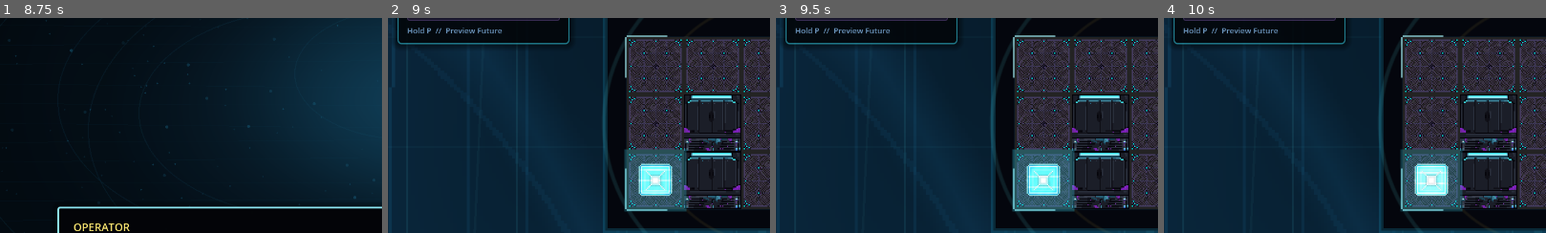
Above: before the commit, frames 1-4 (left to right).
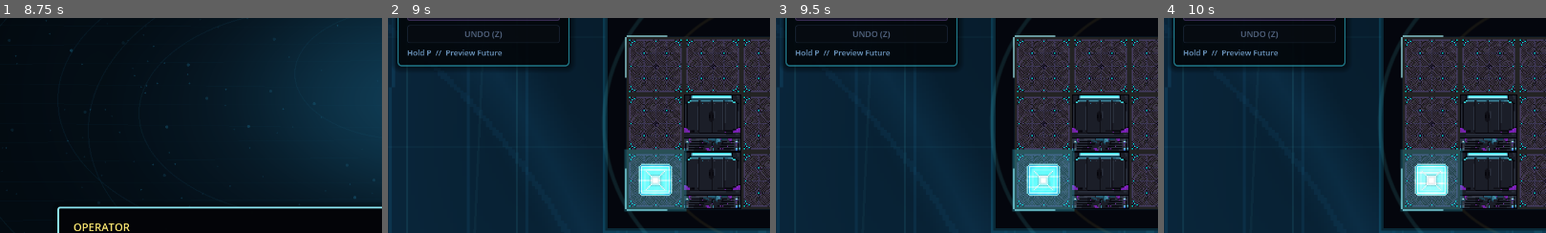
Above: after the commit, the same moments.

Repository: Rivendellspacejam/ChronosSpaceJam
Game: Godot game, scene res://scenes/ui/main_menu.tscn
Same seed, same stepped clock (60 frames per second), same inputs: the game is played once before the commit and once after it. Sound files missing from this copy of the repository are replaced by a short silence.
Inputs (mouse positions are % of the whole screen's width and height, from its top left):
- Up to frame 1 (8.75 s): click "START GAME" at 0.5 s; tap Enter (ui_accept) at 1.25, 2, 4.52, 5.75, 7.52 s; drag from (50, 50) to (60, 28) at 1.27 s; drag from (30, 55) to (45, 70) at 2.02 s; move the mouse to (60, 28) at 2.77 s; hold D (move_right) 2.78-3.5 s; hold Z (undo_tick, bound only after the commit) 2.78-3.5 s; drag from (45, 70) to (20, 35) at 3.52 s; move the mouse to (80, 65) at 4.27 s; hold A (move_left) 4.28-5 s; hold Z (undo_tick, bound only after the commit) 4.28-5 s; tap R (restart) at 4.9, 5, 8 s; drag from (20, 35) to (35, 25) at 5.02 s; move the mouse to (55, 50) at 5.77 s; hold S (move_down) 5.78-6.5 s; hold Z (undo_tick, bound only after the commit) 5.78-6.5 s; click (55, 50) at 5.92 s; drag from (35, 25) to (30, 55) at 6.52 s; move the mouse to (72, 45) at 7.27 s; hold W (move_up) 7.28-8 s; hold Z (undo_tick, bound only after the commit) 7.28-8 s; drag from (30, 55) to (45, 70) at 8.02 s
- Up to frame 2 (9 s): tap Enter (ui_accept) at 8.75 s; move the mouse to (60, 28) at 8.77 s; hold S (move_down) from 8.78 s (still down); hold Z (undo_tick, bound only after the commit) from 8.78 s (still down)
- Up to frame 3 (9.5 s): keep holding S (move_down); keep holding Z (undo_tick, bound only after the commit)
- Up to frame 4 (10 s): release S (move_down) at 9.5 s; release Z (undo_tick, bound only after the commit) at 9.5 s; drag from (45, 70) to (20, 35) at 9.52 s
The pictures show only the part of the screen within x 0-50%, y 26-76%; the shares and areas given below are measured in that part.

Frame 1 is identical in both runs. In frame 2, 5.1% of the frame differs, in the area x 2-48%, y 3-24%; in frame 3, 5.1%; in frame 4, 5.1%.

Commit message:
Add undo tick support

Diff:
--- a/chronos-space-jam/project.godot
+++ b/chronos-space-jam/project.godot
@@ -68,6 +68,11 @@
 "events": [Object(InputEventKey,"resource_local_to_scene":false,"resource_name":"","device":-1,"window_id":0,"alt_press …(192 unchanged characters)…
 ]
 }
+undo_tick={
+"deadzone": 0.5,
+"events": [Object(InputEventKey,"resource_local_to_scene":false,"resource_name":"","device":-1,"window_id":0,"alt_pressed":false,"shift_pressed":false,"ctrl_pressed":false,"meta_pressed":false,"pressed":false,"keycode":0,"physical_keycode":90,"key_label":0,"unicode":122,"location":0,"echo":false,"script":null)
+]
+}
 
 [physics]
 
--- a/chronos-space-jam/scenes/ui/hud.tscn
+++ b/chronos-space-jam/scenes/ui/hud.tscn
@@ -1,8 +1,32 @@
-[gd_scene format=3 uid="uid://cmshiorbo7w0h"]
+[gd_scene load_steps=5 format=3 uid="uid://cmshiorbo7w0h"]
 
 [ext_resource type="Script" uid="uid://qoyt2f0qvmqk" path="res://scripts/hud.gd" id="1"]
 [ext_resource type="PackedScene" path="res://scenes/ui/pause_menu.tscn" id="2"]
 [ext_resource type="Texture2D" uid="uid://pubs7n5wwgjy" path="res://assets/first-gold.png" id="3"]
+
+[sub_resource type="StyleBoxFlat" id="StyleBoxFlat_undo_normal"]
+bg_color = Color(0.02, 0.07, 0.11, 0.78)
+border_width_left = 1
+border_width_top = 1
+border_width_right = 1
+border_width_bottom = 1
+border_color = Color(0.3, 0.9, 1, 0.58)
+corner_radius_top_left = 4
+corner_radius_top_right = 4
+corner_radius_bottom_right = 4
+corner_radius_bottom_left = 4
+
+[sub_resource type="StyleBoxFlat" id="StyleBoxFlat_undo_disabled"]
+bg_color = Color(0.04, 0.055, 0.08, 0.48)
+border_width_left = 1
+border_width_top = 1
+border_width_right = 1
+border_width_bottom = 1
+border_color = Color(0.24, 0.32, 0.46, 0.42)
+corner_radius_top_left = 4
+corner_radius_top_right = 4
+corner_radius_bottom_right = 4
+corner_radius_bottom_left = 4
 
 [node name="HUD" type="CanvasLayer" unique_id=448392102]
 script = ExtResource("1")
@@ -11,7 +35,7 @@
 offset_left = 16.0
 offset_top = 16.0
 offset_right = 304.0
-offset_bottom = 222.0
+offset_bottom = 258.0
 
 [node name="MarginContainer" type="MarginContainer" parent="StatsPanel"]
 layout_mode = 2
@@ -111,6 +135,20 @@
 theme_override_font_sizes/font_size = 17
 text = "0"
 horizontal_alignment = 2
+
+[node name="UndoButton" type="Button" parent="StatsPanel/MarginContainer/VBoxContainer"]
+custom_minimum_size = Vector2(0, 30)
+layout_mode = 2
+theme_override_colors/font_color = Color(0.72, 0.95, 1, 1)
+theme_override_colors/font_disabled_color = Color(0.43, 0.52, 0.66, 0.76)
+theme_override_colors/font_hover_color = Color(0.95, 1, 1, 1)
+theme_override_colors/font_pressed_color = Color(0.1, 1, 0.6, 1)
+theme_override_font_sizes/font_size = 14
+theme_override_styles/normal = SubResource("StyleBoxFlat_undo_normal")
+theme_override_styles/hover = SubResource("StyleBoxFlat_undo_normal")
+theme_override_styles/pressed = SubResource("StyleBoxFlat_undo_normal")
+theme_override_styles/disabled = SubResource("StyleBoxFlat_undo_disabled")
+text = "UNDO (Z)"
 
 [node name="CoinsRow" type="PanelContainer" parent="StatsPanel/MarginContainer/VBoxContainer"]
 visible = false
@@ -191,7 +229,7 @@
 layout_mode = 2
 theme_override_colors/font_color = Color(0.82, 0.88, 0.98, 0.92)
 theme_override_font_sizes/font_size = 16
-text = "R to restart this run"
+text = "Z to undo last shift  |  R to restart"
 horizontal_alignment = 1
 
 [node name="ClearPanel" type="PanelContainer" parent="." unique_id=1594804335]
--- a/chronos-space-jam/scripts/autoload/tick_manager.gd
+++ b/chronos-space-jam/scripts/autoload/tick_manager.gd
@@ -27,6 +27,14 @@
 func advance_tick() -> void:
 	current_tick += 1
 	move_count += 1
+	_update_environment_objects()
+	_update_enemies(current_tick)
+	phase_update_requested.emit(current_tick)
+	tick_advanced.emit(current_tick)
+
+func restore_tick_state(tick: int, moves: int) -> void:
+	current_tick = tick
+	move_count = moves
 	_update_environment_objects()
 	_update_enemies(current_tick)
 	phase_update_requested.emit(current_tick)
--- a/chronos-space-jam/scripts/game_level.gd
+++ b/chronos-space-jam/scripts/game_level.gd
@@ -34,6 +34,8 @@
 var _current_music_stream: AudioStream
 var _pause_muffle_effect_index: int = -1
 var _pause_muffle_enabled: bool = false
+# One-step undo only: this snapshot is the state before the latest accepted shift.
+var _undo_snapshot: Dictionary = {}
 
 func _ready() -> void:
 	_ensure_pause_muffle_bus()
@@ -46,8 +48,11 @@
 	GameManager.level_loaded.connect(_on_level_loaded)
 	GameManager.player_died.connect(_on_player_died)
 	GameManager.level_cleared.connect(_on_level_cleared)
+	GameManager.state_changed.connect(_on_game_state_changed_for_undo)
 	TickManager.tick_advanced.connect(_on_tick_advanced)
 	SettingsManager.settings_changed.connect(_apply_background_music_volume)
+	if hud.has_signal("undo_requested"):
+		hud.undo_requested.connect(_attempt_undo)
 	_load_current_level()
 
 func _ensure_background_music_playing() -> void:
@@ -78,6 +83,9 @@
 		camera.offset = Vector2.ZERO
 
 func _unhandled_input(event: InputEvent) -> void:
+	if event.is_action_pressed("undo_tick"):
+		_attempt_undo()
+		return
 	if event.is_action_pressed("restart") and _can_restart():
 		AudioManager.play_ui_click()
 		GameManager.restart_level()
@@ -96,6 +104,7 @@
 
 func _load_current_level() -> void:
 	_set_pause_muffle(false)
+	_clear_undo_snapshot()
 	var level_bundle = GameManager.load_level_bundle(GameManager.current_level_index)
 	var start_tick = level_bundle.get("start_tick", 0)
 	TickManager.reset(start_tick)
@@ -110,6 +119,51 @@
 
 	get_tree().paused = false
 	_start_level_story_or_play()
+
+func capture_undo_snapshot() -> void:
+	if GameManager.current_state != GameManager.GameState.PLAYING:
+		return
+
+	_undo_snapshot = {
+		"tick": TickManager.current_tick,
+		"move_count": TickManager.move_count,
+		"player": player.capture_undo_state() if player.has_method("capture_undo_state") else {},
+		"level": level_manager.capture_undo_state() if level_manager.has_method("capture_undo_state") else {},
+	}
+	_update_undo_available()
+
+func _attempt_undo() -> void:
+	if not _can_undo():
+		return
+
+	var snapshot := _undo_snapshot.duplicate(true)
+	_undo_snapshot.clear()
+	TickManager.restore_tick_state(int(snapshot.get("tick", TickManager.current_tick)), int(snapshot.get("move_count", TickManager.move_count)))
+	if level_manager.has_method("restore_undo_state"):
+		level_manager.restore_undo_state(snapshot.get("level", {}))
+	if player.has_method("restore_undo_state"):
+		player.restore_undo_state(snapshot.get("player", {}))
+	GameManager.set_state(GameManager.GameState.PLAYING)
+	AudioManager.play_ui_click()
+	_update_undo_available()
+
+func _can_undo() -> bool:
+	if _undo_snapshot.is_empty():
+		return false
+	if GameManager.current_state not in [GameManager.GameState.PLAYING, GameManager.GameState.DEAD]:
+		return false
+	return not player.is_sliding()
+
+func _clear_undo_snapshot() -> void:
+	_undo_snapshot.clear()
+	_update_undo_available()
+
+func _update_undo_available() -> void:
+	if hud != null and hud.has_method("set_undo_available"):
+		hud.set_undo_available(_can_undo())
+
+func _on_game_state_changed_for_undo(_new_state: int) -> void:
+	_update_undo_available()
 
 func _center_camera_on_level() -> void:
 	var level_size: Vector2 = Vector2(
--- a/chronos-space-jam/scripts/hud.gd
+++ b/chronos-space-jam/scripts/hud.gd
@@ -1,4 +1,6 @@
 extends CanvasLayer
+
+signal undo_requested()
 
 const TUTORIAL_TEXTS: Dictionary = {
 	0: "WASD shifts gravity.\nYou slide until something stops you.",
@@ -24,6 +26,7 @@
 @onready var gravity_value_label: Label = $StatsPanel/MarginContainer/VBoxContainer/GravityRow/HBoxContainer/GravityValue
 @onready var tick_value_label: Label = $StatsPanel/MarginContainer/VBoxContainer/TickRow/HBoxContainer/TickValue
 @onready var shifts_value_label: Label = $StatsPanel/MarginContainer/VBoxContainer/ShiftsRow/HBoxContainer/ShiftsValue
+@onready var undo_button: Button = $StatsPanel/MarginContainer/VBoxContainer/UndoButton
 @onready var coins_row: PanelContainer = $StatsPanel/MarginContainer/VBoxContainer/CoinsRow
 @onready var coins_value_label: Label = $StatsPanel/MarginContainer/VBoxContainer/CoinsRow/HBoxContainer/CoinsValue
 @onready var future_preview_label = $FuturePreviewLabel
@@ -78,6 +81,8 @@
 	GameManager.level_cleared.connect(_on_level_cleared)
 	GameManager.level_loaded.connect(_on_level_loaded)
 	TickManager.tick_advanced.connect(_on_tick_pulse)
+	undo_button.pressed.connect(_on_undo_button_pressed)
+	set_undo_available(false)
 
 func _process(_delta: float) -> void:
 	_update_story_typewriter(_delta)
@@ -120,6 +125,12 @@
 
 func set_future_preview_visible(is_visible: bool) -> void:
 	future_preview_label.visible = is_visible
+
+func set_undo_available(is_available: bool) -> void:
+	undo_button.disabled = not is_available
+
+func _on_undo_button_pressed() -> void:
+	undo_requested.emit()
 
 func get_stats_panel_screen_rect() -> Rect2:
 	return Rect2(stats_panel.global_position, stats_panel.size).grow(14.0)
--- a/chronos-space-jam/scripts/level_manager.gd
+++ b/chronos-space-jam/scripts/level_manager.gd
@@ -162,6 +162,33 @@
 
 func set_slide_direction(direction: Vector2i) -> void:
 	_current_slide_direction = direction
+
+func capture_undo_state() -> Dictionary:
+	return {
+		"collected_coins": _collected_coins.duplicate(),
+		"slide_direction": _current_slide_direction,
+	}
+
+func restore_undo_state(snapshot: Dictionary) -> void:
+	_current_slide_direction = snapshot.get("slide_direction", Vector2i.ZERO)
+	_collected_coins.clear()
+	var collected_snapshot: Dictionary = snapshot.get("collected_coins", {})
+	for coin_pos in collected_snapshot:
+		_collected_coins[coin_pos] = collected_snapshot[coin_pos]
+
+	_restore_coin_visuals()
+	_update_coin_gate_visuals()
+	_clear_bounce_impacts()
+	_clear_anchor_capture_tweens()
+	_clear_all_previews()
+	_update_goal_visual_for_tick(TickManager.current_tick)
+	update_anchor_overlap_visibility()
+
+func _restore_coin_visuals() -> void:
+	for gpos in _coin_nodes:
+		var coin_node := _coin_nodes[gpos] as Sprite2D
+		if is_instance_valid(coin_node):
+			coin_node.visible = not _collected_coins.has(gpos)
 
 func get_tile_at(gpos: Vector2i) -> String:
 	if _is_out_of_bounds(gpos) or gpos.y >= grid.size():
--- a/chronos-space-jam/scripts/player.gd
+++ b/chronos-space-jam/scripts/player.gd
@@ -94,6 +94,9 @@
 		return Vector2i(1, 0)
 	return Vector2i.ZERO
 
+func is_sliding() -> bool:
+	return state == PlayerState.SLIDING
+
 func _is_blocked_before_tick(direction: Vector2i) -> bool:
 	return level_manager.is_static_blocked_before_tick(grid_pos + direction, direction)
 
@@ -115,6 +118,10 @@
 		level_manager.set_slide_direction(Vector2i.ZERO)
 		AudioManager.play_blocked_move()
 		return
+
+	var game_level := get_parent()
+	if game_level != null and game_level.has_method("capture_undo_snapshot"):
+		game_level.capture_undo_snapshot()
 
 	gravity_direction = direction
 	_move_tick_committed = false
@@ -226,6 +233,30 @@
 
 	_move_tick_committed = true
 	TickManager.advance_tick()
+
+func capture_undo_state() -> Dictionary:
+	return {
+		"grid_pos": grid_pos,
+		"position": position,
+		"gravity_direction": gravity_direction,
+		"visible": visible,
+	}
+
+func restore_undo_state(snapshot: Dictionary) -> void:
+	grid_pos = snapshot.get("grid_pos", grid_pos)
+	position = snapshot.get("position", position)
+	gravity_direction = snapshot.get("gravity_direction", Vector2i.ZERO)
+	visible = snapshot.get("visible", true)
+	state = PlayerState.IDLE
+	_slide_path.clear()
+	_slide_index = 0
+	_slide_from = position
+	_slide_to = position
+	_slide_progress = 0.0
+	_move_tick_committed = false
+	buffered_direction = Vector2i.ZERO
+	buffer_timer = 0.0
+	_update_visual_pulse(0.0)
 
 func _is_killed_by_enemy() -> bool:
 	return level_manager.is_enemy_at(grid_pos)
Not shown, changed: chronos-space-jam/tools/verify_project.py
